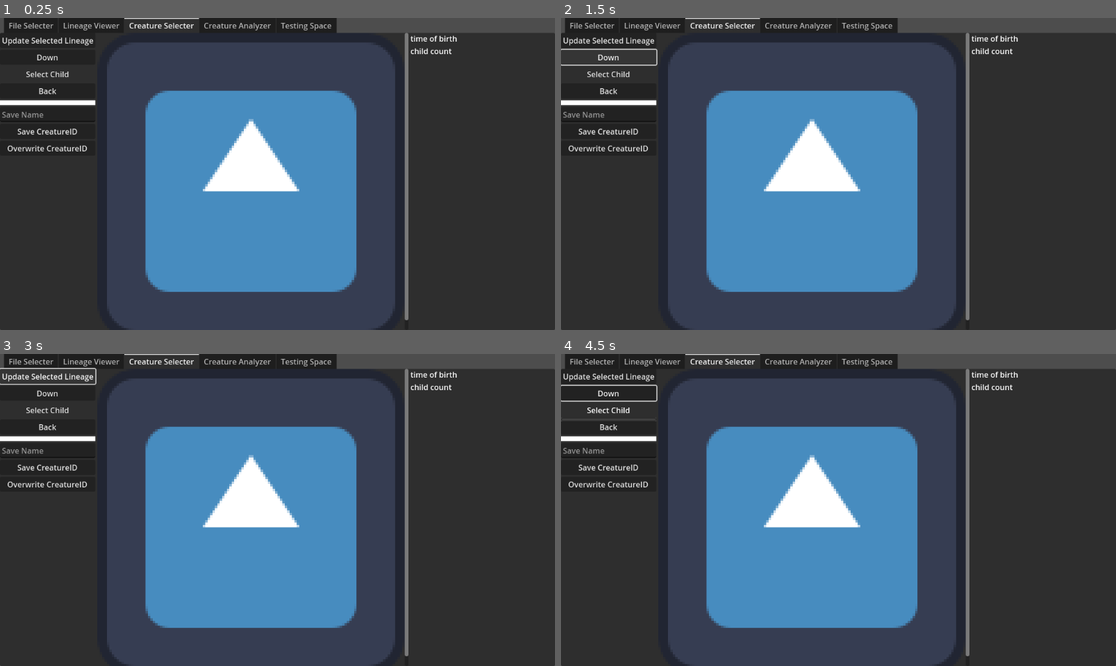
Above: before the commit, frames 1-4 (two rows, left to right).
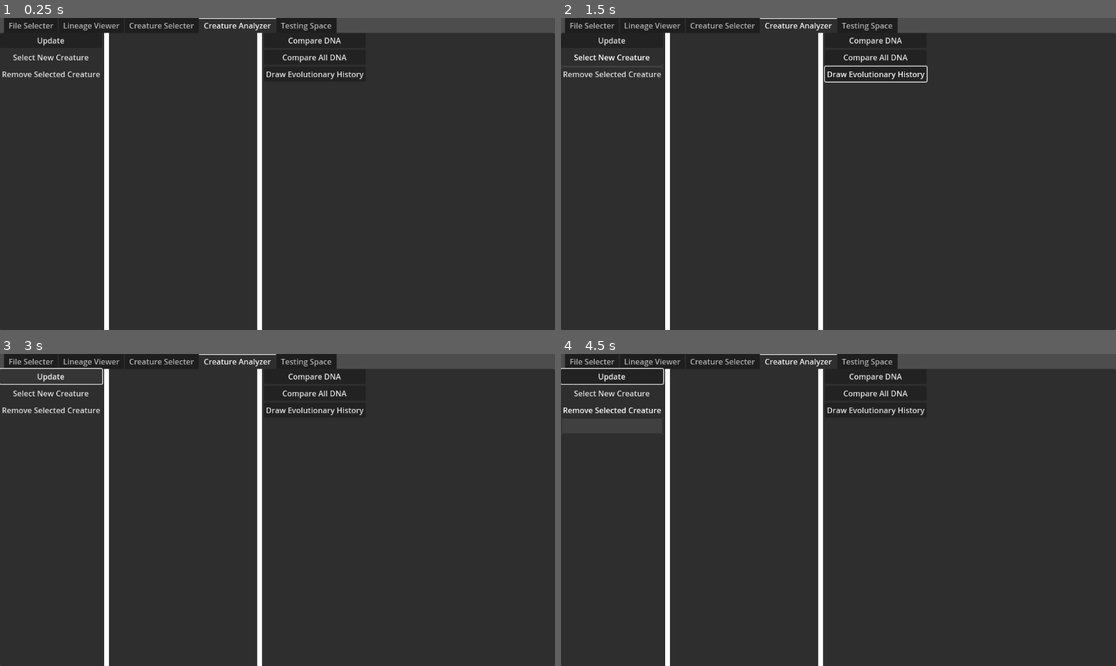
Above: after the commit, the same moments.

Repository: 06gusmog/Data-Viewer
Game: Godot game, scene res://root.tscn
The game is run twice, just before and just after one commit, with the same random seed, the same clock (stepped at 60 frames per second) and the same inputs. The engine's default icon, where the game draws it, is replaced by a stand-in: a white triangle on a blue panel in a dark square.
Inputs (mouse positions are in pixels of both pictures, inside the frame that each line leads up to):
- Up to frame 1 (0.25 s): no input
- Up to frame 2 (1.5 s): click (877, 74) at 0.5 s, where only the run after the commit has a clickable "Draw Evolutionary History"; click (610, 58) at 1.25 s, where only the run after the commit has a clickable "Select New Creature"
- Up to frame 3 (3 s): click (49, 394) at 2 s, where only the run after the commit has a clickable "Select New Creature"; click "Update Selected Lineage" (after the commit: "Update") at 2.75 s
- Up to frame 4 (4.5 s): click (610, 394) at 3.5 s, where only the run before the commit has a clickable "Down"; click (610, 410) at 4.25 s, where only the run before the commit has a clickable "Select Child"

The runs differ from the first frame. In frame 1, 50% of the frame differs, in the area x 0-83%, y 0-100%; in frame 2, 50%; in frame 3, 50%; in frame 4, 51%.
Error before the commit: Invalid access to property or key '-1' on a base object of type 'Dictionary'. (res://Scripts/creature_viewer.gd:46)
Error after the commit: Invalid access to property or key of type 'String' on a base object of type 'Dictionary'. (res://Scripts/creature_analyzer.gd:147)

Commit message:
Draw History Added

Diff:
--- a/simulation-data-viewer/Scripts/creature_analyzer.gd
+++ b/simulation-data-viewer/Scripts/creature_analyzer.gd
@@ -4,6 +4,8 @@
 @onready var new = $"HBoxContainer/Control Panel/New"
 @onready var remove = $"HBoxContainer/Control Panel/Remove"
 @onready var selected_creatures = $"HBoxContainer/Selected Creatures"
+@onready var lineage_viewer = $"../Lineage Viewer"
+
 var new_popup
 var remove_popup
 
@@ -68,9 +70,32 @@
 			i_ += 1
 	return [relatedness, DNA_match]
 
+func draw_evo_history(creatureID):
+	var result = Image.create(0,0,false, Image.FORMAT_RGBA8)
+	var previous_DNA = []
+	var paddingy = 1
+	while root.get_creature(creatureID)[0] != '-1':
+		var creature = root.get_creature(creatureID)
+		creatureID = creature[0]
+		var current_DNA = get_cell_type_DNA(creature[4])
+		if current_DNA == previous_DNA:
+			continue
+		previous_DNA = current_DNA
+		var selfie = lineage_viewer.generate_icon(creature[4], GlobalSettings.color_sheet)
+		var groupie = Image.create(max(selfie.get_width(), result.get_width()), result.get_height() + paddingy + selfie.get_height(), false, Image.FORMAT_RGBA8)
+		groupie.fill(Color.BLACK)
+		var selfie_rect = Rect2(Vector2(0,0), Vector2(selfie.get_width(), selfie.get_height()))
+		var result_rect = Rect2(Vector2(0,0), Vector2(result.get_width(), result.get_height()))
+		groupie.blit_rect(selfie, selfie_rect, Vector2(0, 0))
+		groupie.blit_rect(result, result_rect, Vector2(0, selfie.get_height() + paddingy))
+		result = groupie
+	return result
 
-
-
+func get_cell_type_DNA(DNA):
+	var new_DNA = []
+	for item in DNA:
+		new_DNA.append(item['Type'])
+	return new_DNA
 
 
 
@@ -116,3 +141,7 @@
 	var result = _compare_ALL_DNA()
 	for i in range(len(result[0])):
 		savefile.store_line(str(result[0][i]) + '	' + str(result[1][i]))
+
+
+func _on_evo_history_button_down():
+	draw_evo_history(root.saved_creatures[selected_creatures.text.split('\n')[0]]).save_png('res://Tool Output/evo_history.png')
--- a/simulation-data-viewer/root.tscn
+++ b/simulation-data-viewer/root.tscn
@@ -26,7 +26,7 @@
 anchor_bottom = 1.0
 grow_horizontal = 2
 grow_vertical = 2
-current_tab = 2
+current_tab = 3
 
 [node name="File Selecter" type="HBoxContainer" parent="Tools"]
 visible = false
@@ -112,6 +112,7 @@
 expand_mode = 5
 
 [node name="Creature Selecter" type="HBoxContainer" parent="Tools"]
+visible = false
 layout_mode = 2
 script = ExtResource("5_ttm4g")
 metadata/_tab_index = 2
@@ -182,7 +183,6 @@
 child count"
 
 [node name="Creature Analyzer" type="HBoxContainer" parent="Tools"]
-visible = false
 layout_mode = 2
 script = ExtResource("6_5hl30")
 metadata/_tab_index = 3
@@ -231,6 +231,10 @@
 [node name="ALL DNA" type="Button" parent="Tools/Creature Analyzer/HBoxContainer/Tools"]
 layout_mode = 2
 text = "Compare All DNA"
+
+[node name="Evo History" type="Button" parent="Tools/Creature Analyzer/HBoxContainer/Tools"]
+layout_mode = 2
+text = "Draw Evolutionary History"
 
 [node name="Testing Space" type="HBoxContainer" parent="Tools"]
 visible = false
@@ -256,4 +260,5 @@
 [connection signal="button_down" from="Tools/Creature Analyzer/HBoxContainer/Control Panel/Update" to="Tools/Creature Analyzer" method="_on_update_button_down"]
 [connection signal="button_down" from="Tools/Creature Analyzer/HBoxContainer/Tools/Compare DNA" to="Tools/Creature Analyzer" method="_compare_DNA"]
 [connection signal="button_down" from="Tools/Creature Analyzer/HBoxContainer/Tools/ALL DNA" to="Tools/Creature Analyzer" method="_on_all_dna_button_down"]
+[connection signal="button_down" from="Tools/Creature Analyzer/HBoxContainer/Tools/Evo History" to="Tools/Creature Analyzer" method="_on_evo_history_button_down"]
 [connection signal="button_down" from="Tools/Testing Space/Test Input" to="Tools/Testing Space" method="_on_test_input_button_down"]
